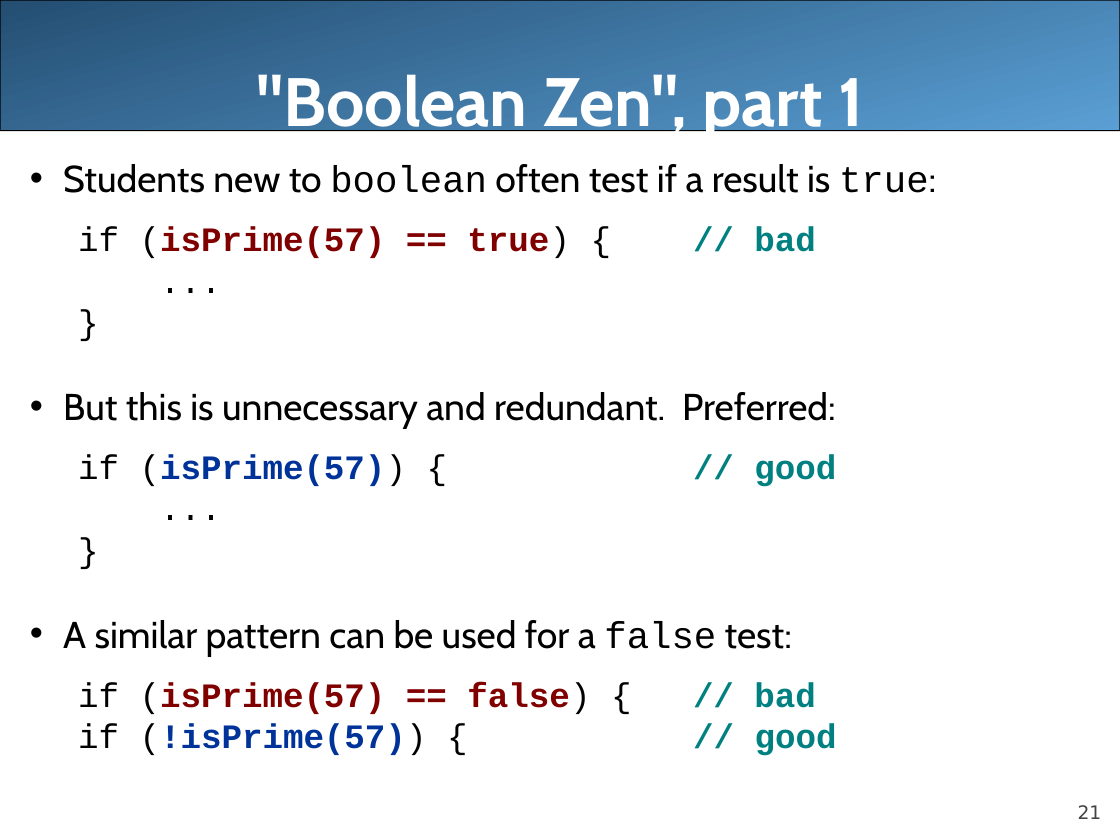
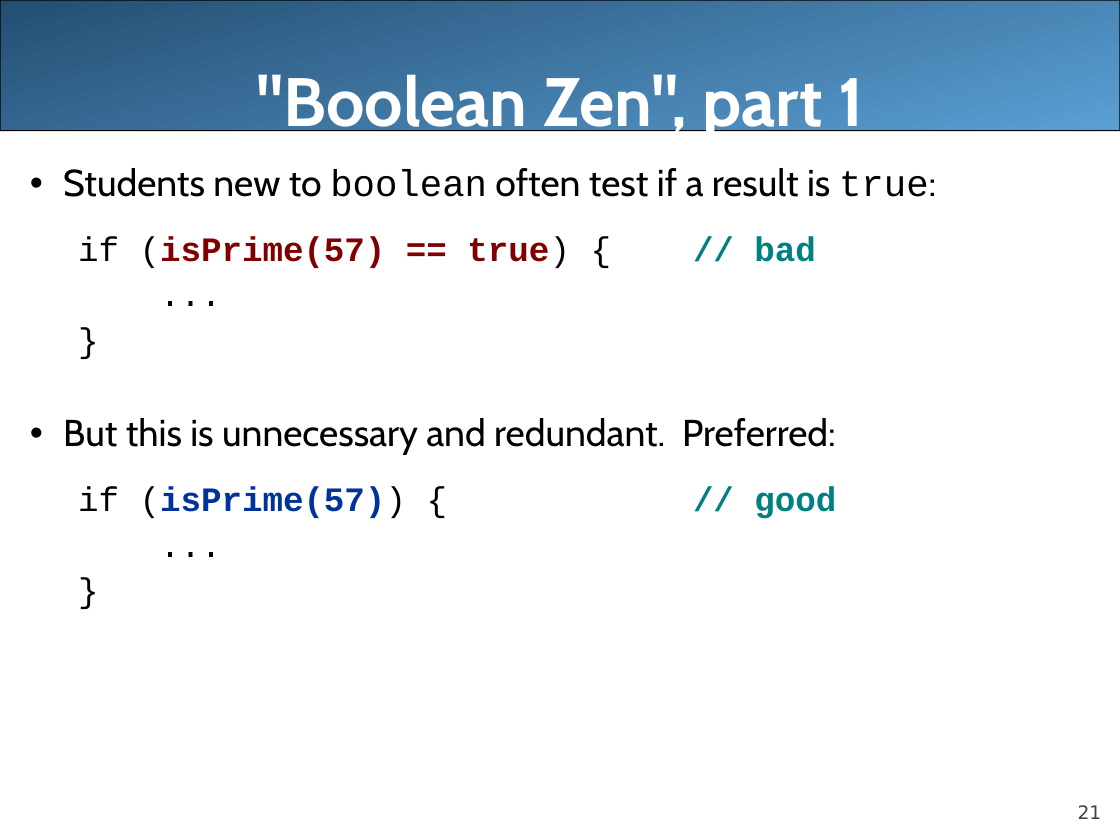
Before and after one commit to LongBaoNguyen/longbaonguyen.github.io, a slide deck: slide 21 of courses/apcsa/lecture8.ppt. Drawn at 1120x840 pixels with LibreOffice and Linux fonts; fonts in the diff are those of the drawing. Boxes give left, top, right and bottom in pixels: in the first picture for what was removed or moved away, otherwise in the second. Text is boxed around its words. In the diff, an @@ line names an element or a change of style, - is before the commit and + after.

```diff
--- a/courses/apcsa/lecture8.ppt
+++ b/courses/apcsa/lecture8.ppt
@@ text "Students new to boolean often ..." at box(63, 168, 936, 519): line spacing 0.8 to 0.9 @@
@@ text at box(63, 620, 837, 756): paragraphs removed @@
-• A similar pattern can be used for a false test:
-  if (isPrime(57) == false) { // bad
-  if (!isPrime(57)) { // good
```
Also in this commit, not shown: 1 other slide changed, 1 slide added, 1 other file.
